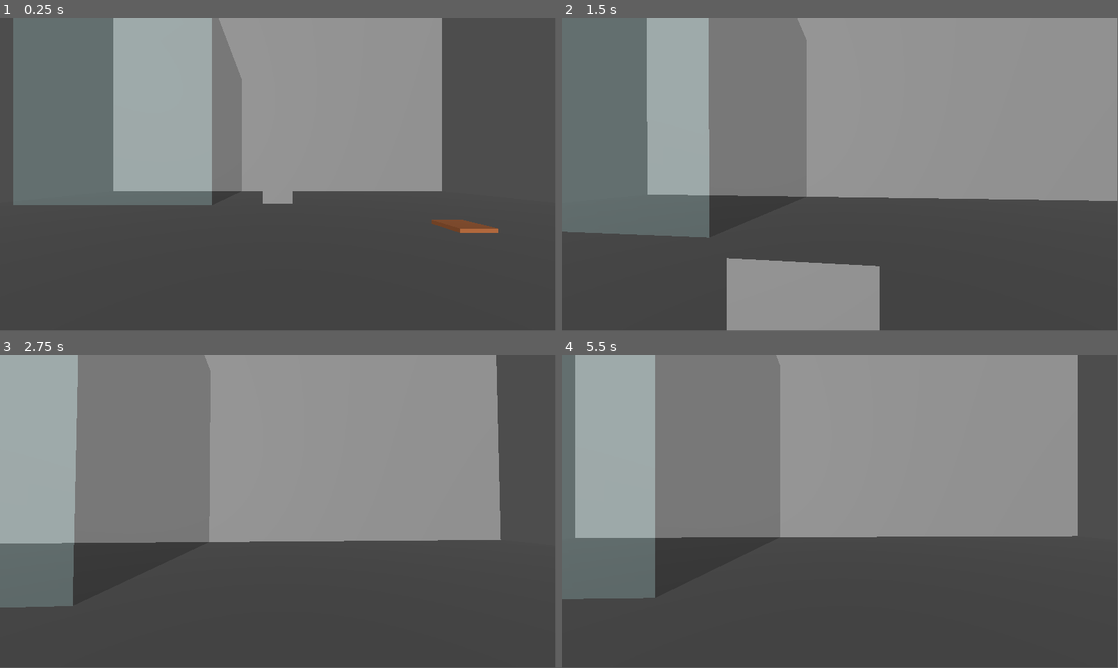
Above: before the commit, frames 1-4 (two rows, left to right).
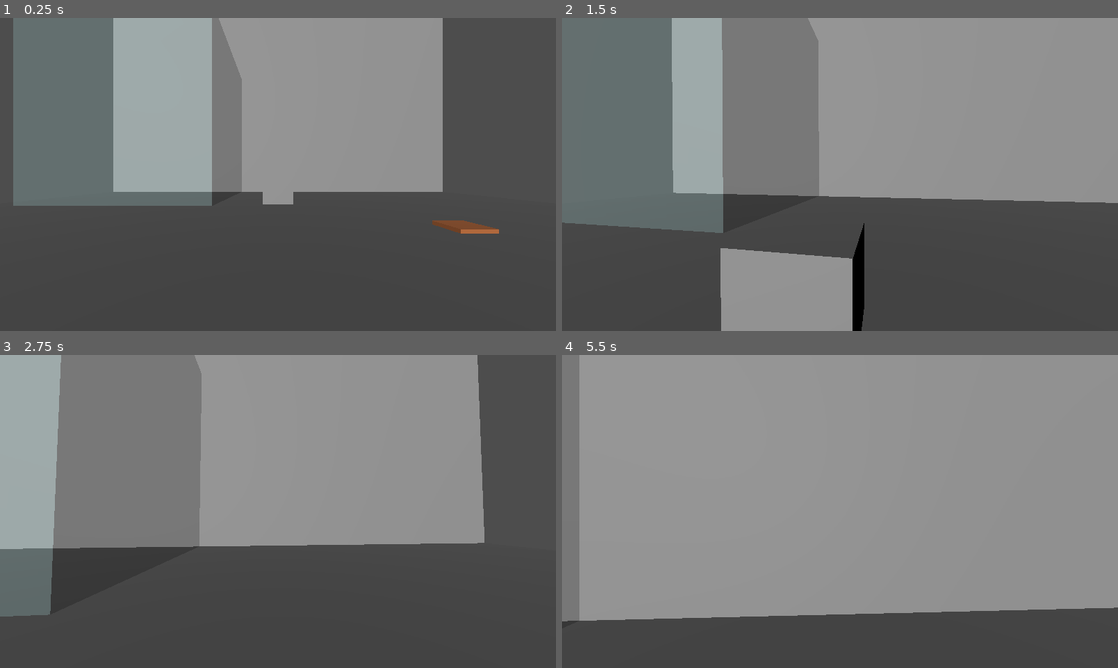
Above: after the commit, the same moments.

Repository: TheObtey/overhead-prototype
Game: Godot game, scene res://scenes/main/KorayTestRoom.tscn
Same seed, same stepped clock (60 frames per second), same inputs: the game is played once before the commit and once after it.
Inputs (mouse positions are in pixels of both pictures, inside the frame that each line leads up to):
- Up to frame 1 (0.25 s): no input
- Up to frame 2 (1.5 s): tap Enter at 0.5 s; move the mouse to (867, 171) at 0.52 s; hold W (move_forward) from 0.53 s (still down); tap E (interact) at 0.6 s; tap Space (jump) at 0.77 s; move the mouse to (812, 174) at 1.27 s; click (812, 174) at 1.35 s
- Up to frame 3 (2.75 s): keep holding W (move_forward); tap Space (jump) at 1.52 s; move the mouse to (289, 505) at 2.02 s; right-click (289, 505) at 2.1 s
- Up to frame 4 (5.5 s): keep holding W (move_forward); tap Space (jump) at 2.75, 3.02, 3.77, 4.52 s; move the mouse to (834, 514) at 2.77 s; tap E (interact) at 2.85, 5.1 s; move the mouse to (878, 514) at 3.52 s; click (878, 514) at 3.6 s; move the mouse to (795, 508) at 4.27 s; right-click (795, 508) at 4.35 s; move the mouse to (845, 511) at 5.02 s
In our replay, the window is 799x449 before the commit and 800x450 after it. These sizes can differ from the game's own. Grey fills any space a smaller window leaves; there, only what the larger window draws over its background counts as a difference.

The runs differ from the first frame. In frame 1, 0.4% of the frame differs, in the area x 2-90%, y 0-69%; in frame 2, 8.5%; in frame 3, 7.0%; in frame 4, 42%, in the area x 0-100%, y 0-86%.

Commit message:
[ADD] Splah screen with button start

Diff:
--- a/project.godot
+++ b/project.godot
@@ -14,6 +14,13 @@
 run/main_scene="uid://dw1lxdkpmok8y"
 config/features=PackedStringArray("4.6", "Forward Plus")
 config/icon="res://icon.svg"
+
+[display]
+
+window/size/viewport_width=1920
+window/size/viewport_height=1080
+window/stretch/mode="viewport"
+window/stretch/aspect="expand"
 
 [global_group]
 
--- /dev/null
+++ b/scenes/ui/SplashScreen.tscn
@@ -0,0 +1,9 @@
+[gd_scene format=3 uid="uid://dts43xi3vqvkg"]
+
+[node name="SplashScreen" type="Control" unique_id=1167750237]
+layout_mode = 3
+anchors_preset = 15
+anchor_right = 1.0
+anchor_bottom = 1.0
+grow_horizontal = 2
+grow_vertical = 2
--- /dev/null
+++ b/scenes/ui/splash_screen.tscn
@@ -0,0 +1,64 @@
+[gd_scene format=3 uid="uid://bunwvaqlowttw"]
+
+[ext_resource type="Script" uid="uid://j3dm1eoursbd" path="res://scripts/UI/splash_screen.gd" id="1_m0ilf"]
+[ext_resource type="Texture2D" uid="uid://duorto2qef821" path="res://UI/Assets/Backgrounds/Overhead.png" id="1_yei5s"]
+[ext_resource type="PackedScene" uid="uid://774840n8vnjf" path="res://scenes/main/ElouanGamingRoom.tscn" id="2_eina6"]
+
+[sub_resource type="FontVariation" id="FontVariation_yei5s"]
+
+[sub_resource type="FontVariation" id="FontVariation_m0ilf"]
+base_font = SubResource("FontVariation_yei5s")
+variation_embolden = -0.24
+
+[sub_resource type="LabelSettings" id="LabelSettings_yei5s"]
+font = SubResource("FontVariation_m0ilf")
+font_size = 60
+shadow_size = 20
+shadow_color = Color(0, 0, 0, 0.39215687)
+
+[node name="Control" type="Control" unique_id=12293144]
+layout_mode = 3
+anchors_preset = 15
+anchor_right = 1.0
+anchor_bottom = 1.0
+grow_horizontal = 2
+grow_vertical = 2
+script = ExtResource("1_m0ilf")
+scMainMenu = ExtResource("2_eina6")
+metadata/_edit_use_anchors_ = true
+
+[node name="ColorRect" type="ColorRect" parent="." unique_id=16517714]
+z_index = 1
+layout_mode = 1
+anchors_preset = 15
+anchor_right = 1.0
+anchor_bottom = 1.0
+grow_horizontal = 2
+grow_vertical = 2
+color = Color(0.05490196, 0.05490196, 0.05490196, 0.25490198)
+
+[node name="TextureRect" type="TextureRect" parent="." unique_id=2011453657]
+layout_mode = 1
+anchors_preset = 15
+anchor_right = 1.0
+anchor_bottom = 1.0
+grow_horizontal = 2
+grow_vertical = 2
+texture = ExtResource("1_yei5s")
+expand_mode = 1
+stretch_mode = 6
+
+[node name="Label" type="Label" parent="." unique_id=389213561]
+layout_mode = 1
+anchors_preset = -1
+anchor_top = 0.76100004
+anchor_right = 1.0
+anchor_bottom = 0.97400004
+offset_top = 0.11993408
+offset_bottom = 0.079956055
+grow_horizontal = 2
+grow_vertical = 0
+text = "APPUYER SUR UNE TOUCHE"
+label_settings = SubResource("LabelSettings_yei5s")
+horizontal_alignment = 1
+vertical_alignment = 1
--- /dev/null
+++ b/scripts/UI/splash_screen.gd
@@ -0,0 +1,23 @@
+extends Control
+
+@export var scMainMenu: PackedScene
+
+var can_skip := false
+
+func _ready():
+	await get_tree().create_timer(0.5).timeout
+	can_skip = true
+
+func _input(event):
+	if not can_skip:
+		return
+
+	if event is InputEventKey and event.pressed:
+		_GoToMainMenu()
+	elif event is InputEventMouseButton and event.pressed:
+		_GoToMainMenu()
+	elif event is InputEventJoypadButton and event.pressed:
+		_GoToMainMenu()
+
+func _GoToMainMenu():
+	get_tree().change_scene_to_packed(scMainMenu)
Not shown, added: UI/Assets/Backgrounds/Overhead.png.import
Not shown, added: scripts/UI/splash_screen.gd.uid
Not shown, added: UI/Assets/Backgrounds/Overhead.png
